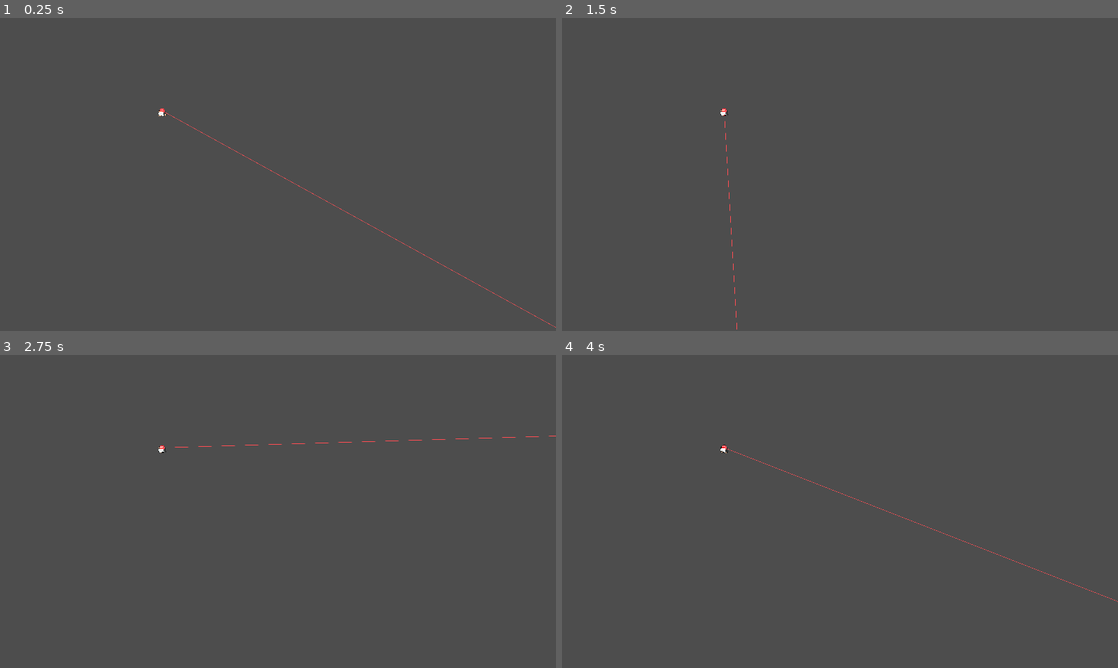
Above: before the commit, frames 1-4 (two rows, left to right).
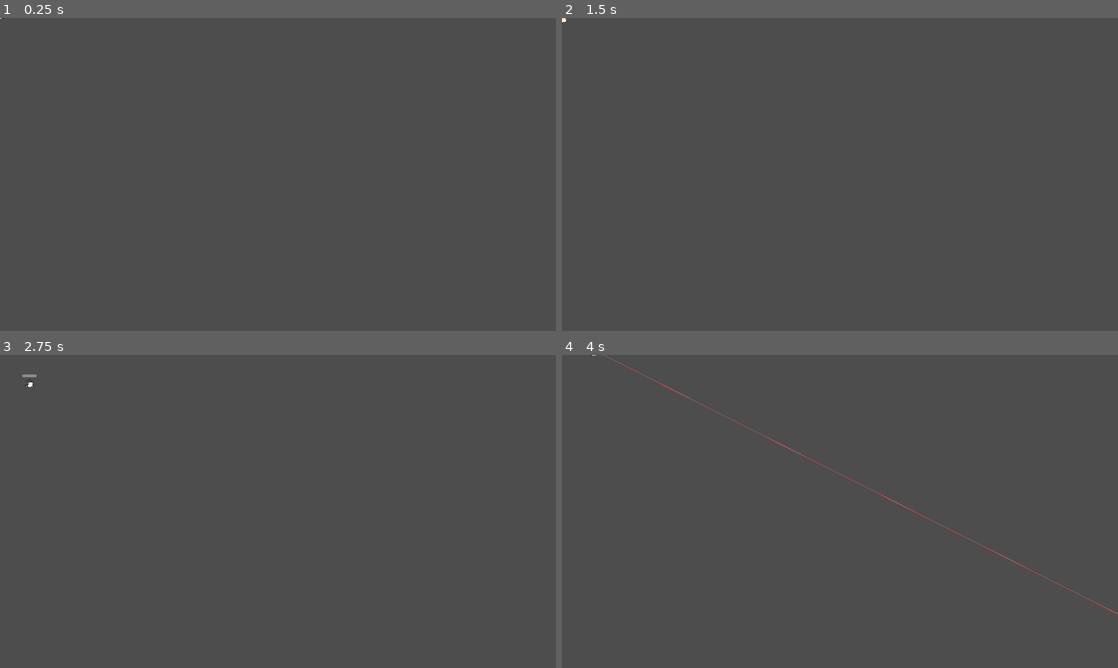
Above: after the commit, the same moments.

Repository: fossaplex/PolarAttack
Game: Godot game, scene res://Scenes/Player/Player2/player.tscn
Two runs of this game, one before a commit and one after it. Both use one fixed random seed, a clock stepped at 60 frames per second and the inputs below. This scene is started directly instead of the project's main scene.
Inputs (mouse positions are in pixels of both pictures, inside the frame that each line leads up to):
- Up to frame 1 (0.25 s): no input
- Up to frame 2 (1.5 s): tap Enter at 0.5 s; move the mouse to (962, 158) at 0.52 s; press the mouse at (962, 158) at 0.53 s; hold D (move_right) 0.53-1.28 s; tap Space at 1.25 s; move the mouse to (728, 190) at 1.27 s; release the mouse at (728, 190) at 1.28 s; hold S (move_down) from 1.28 s (still down); click (728, 190) at 1.35 s
- Up to frame 3 (2.75 s): move the mouse to (333, 442) at 2.02 s; release S (move_down) at 2.03 s; press the mouse at (333, 442) at 2.03 s; hold D (move_right) from 2.03 s (still down); right-click (333, 442) at 2.1 s
- Up to frame 4 (4 s): move the mouse to (812, 574) at 2.77 s; release D (move_right) at 2.78 s; release the mouse at (812, 574) at 2.78 s; hold W (move_up) 2.78-3.53 s; click (812, 574) at 2.85 s; tap Enter at 3.5 s; move the mouse to (1006, 558) at 3.52 s; press the mouse at (1006, 558) at 3.53 s; hold A (move_left) from 3.53 s (still down)

The runs differ from the first frame. In frame 1, 0.1% of the frame differs, in the area x 0-100%, y 0-99%; in frame 2, less than 0.1%; in frame 3, 0.2%; in frame 4, 0.3%, in the area x 5-100%, y 0-83%.
Error before the commit: Parse Error: Could not parse global class "FiniteStateMachine" from "res://Scripts/FiniteStateMachine.gd". (res://Scenes/Player/Player2/player.gd:4)

Commit message:
WIP

Diff:
--- a/Scenes/Beam/beam.tscn
+++ b/Scenes/Beam/beam.tscn
@@ -57,5 +57,5 @@
 
 [node name="RayCast2D" type="RayCast2D" parent="."]
 target_position = Vector2(100, 0)
-collision_mask = 36
+collision_mask = 32
 collide_with_areas = true
--- /dev/null
+++ b/Scenes/Enemies/Seal/AttackState.gd
@@ -0,0 +1,21 @@
+class_name SealAttackState
+extends State
+
+@export var animation_player: AnimationPlayer
+@export var spirte: Sprite2D
+@export var seal: Character
+var target: Character
+
+func enter() -> void:
+	animation_player.stop()
+
+func process_frame(delta: float) -> void:
+	var direction := (target.global_position - seal.global_position).normalized()
+	var target_distance := seal.global_position.distance_to(target.global_position)
+
+	if target_distance >= 20:
+		request_transition_to.emit(self, $"../WalkState")
+		return
+
+	seal.velocity = Vector2.ZERO
+	seal.move_and_slide()
--- /dev/null
+++ b/Scenes/Enemies/Seal/DeathState.gd
@@ -0,0 +1,12 @@
+extends State
+
+@export var animation_player: AnimationPlayer
+@export var spirte: Sprite2D
+@export var seal: Character
+
+func enter() -> void:
+	animation_player.stop()
+	seal.modify_queue_free()
+
+func process_frame(delta: float) -> void:
+	seal.velocity = Vector2.ZERO
--- /dev/null
+++ b/Scenes/Enemies/Seal/FSM.gd
@@ -0,0 +1,10 @@
+extends FiniteStateMachine
+
+@export var animation_player: AnimationPlayer
+@export var spirte: Sprite2D
+@export var seal: Character
+@onready var death_state = $DeathState
+
+func transition_to(source_state: State, destination_state : State) -> void:
+	if current_state != death_state:
+		super(source_state, destination_state)
--- /dev/null
+++ b/Scenes/Enemies/Seal/Seal.gd
@@ -0,0 +1,21 @@
+extends Character
+
+@onready var walk_state := $FSM/WalkState as SealWlakState
+@onready var attacl_state := $FSM/AttackState as SealAttackState
+@onready var death_state := $FSM/DeathState as State
+
+@export var target: Character = null :
+	set(value):
+		target = value
+		if is_node_ready():
+			walk_state.target = value
+			attacl_state.target = value
+
+func _ready():
+	super()
+	target = target
+
+func _set_health(value: int) -> void:
+	super(value)
+	if (health == 0):
+		fsm.transition_to(fsm.current_state, death_state)
--- /dev/null
+++ b/Scenes/Enemies/Seal/WalkState.gd
@@ -0,0 +1,33 @@
+class_name SealWlakState
+extends State
+
+@export var animation_player: AnimationPlayer
+@export var sprite: Sprite2D
+@export var seal: Character
+
+var target: Character
+var speed: int = 100
+
+func enter() -> void:
+	animation_player.play("walk")
+
+func exit() -> void:
+	animation_player.stop()
+	seal.velocity = Vector2.ZERO
+
+func process_frame(delta: float) -> void:
+	var direction_normalize = seal.velocity.normalized()
+	if seal.velocity.x != 0:
+		sprite.flip_h = seal.velocity.x > 0
+
+
+func process_physics(delta: float) -> void:
+	var direction := (target.global_position - seal.global_position).normalized()
+	var target_distance := seal.global_position.distance_to(target.global_position)
+
+	if target_distance < 20:
+		request_transition_to.emit(self, $"../AttackState")
+		return
+
+	seal.velocity = direction * speed if target_distance > 20 else Vector2.ZERO
+	seal.move_and_slide()
--- /dev/null
+++ b/Scenes/Enemies/Seal/seal.tscn
@@ -0,0 +1,174 @@
+[gd_scene load_steps=13 format=3 uid="uid://cmmq7oc8em3e3"]
+
+[ext_resource type="Script" path="res://Scenes/Enemies/Seal/Seal.gd" id="1_lo2th"]
+[ext_resource type="Texture2D" uid="uid://cpt0kgd14pang" path="res://Graphics/Spritesheets/Enemies/seal/walk.png" id="2_jr3dq"]
+[ext_resource type="Script" path="res://Scenes/Enemies/Seal/FSM.gd" id="3_s2wuv"]
+[ext_resource type="Script" path="res://Scenes/Enemies/Seal/WalkState.gd" id="4_tuxco"]
+[ext_resource type="Script" path="res://Scenes/Enemies/Seal/AttackState.gd" id="5_h17m1"]
+[ext_resource type="Script" path="res://Scenes/Enemies/Seal/DeathState.gd" id="6_x1viu"]
+[ext_resource type="Script" path="res://Scripts/CharacterHitbox.gd" id="10_4uh5q"]
+
+[sub_resource type="Animation" id="Animation_ity1r"]
+length = 0.001
+tracks/0/type = "value"
+tracks/0/imported = false
+tracks/0/enabled = true
+tracks/0/path = NodePath(".:hframes")
+tracks/0/interp = 1
+tracks/0/loop_wrap = true
+tracks/0/keys = {
+"times": PackedFloat32Array(0),
+"transitions": PackedFloat32Array(1),
+"update": 1,
+"values": [4]
+}
+tracks/1/type = "value"
+tracks/1/imported = false
+tracks/1/enabled = true
+tracks/1/path = NodePath(".:vframes")
+tracks/1/interp = 1
+tracks/1/loop_wrap = true
+tracks/1/keys = {
+"times": PackedFloat32Array(0),
+"transitions": PackedFloat32Array(1),
+"update": 1,
+"values": [1]
+}
+tracks/2/type = "value"
+tracks/2/imported = false
+tracks/2/enabled = true
+tracks/2/path = NodePath(".:frame")
+tracks/2/interp = 1
+tracks/2/loop_wrap = true
+tracks/2/keys = {
+"times": PackedFloat32Array(0),
+"transitions": PackedFloat32Array(1),
+"update": 1,
+"values": [0]
+}
+
+[sub_resource type="Animation" id="Animation_3bdat"]
+resource_name = "walk"
+length = 0.8
+loop_mode = 1
+tracks/0/type = "value"
+tracks/0/imported = false
+tracks/0/enabled = true
+tracks/0/path = NodePath(".:hframes")
+tracks/0/interp = 1
+tracks/0/loop_wrap = true
+tracks/0/keys = {
+"times": PackedFloat32Array(0),
+"transitions": PackedFloat32Array(1),
+"update": 1,
+"values": [4]
+}
+tracks/1/type = "value"
+tracks/1/imported = false
+tracks/1/enabled = true
+tracks/1/path = NodePath(".:vframes")
+tracks/1/interp = 1
+tracks/1/loop_wrap = true
+tracks/1/keys = {
+"times": PackedFloat32Array(0),
+"transitions": PackedFloat32Array(1),
+"update": 1,
+"values": [1]
+}
+tracks/2/type = "value"
+tracks/2/imported = false
+tracks/2/enabled = true
+tracks/2/path = NodePath(".:frame")
+tracks/2/interp = 1
+tracks/2/loop_wrap = true
+tracks/2/keys = {
+"times": PackedFloat32Array(0, 0.2, 0.4, 0.6),
+"transitions": PackedFloat32Array(1, 1, 1, 1),
+"update": 1,
+"values": [0, 1, 2, 3]
+}
+
+[sub_resource type="AnimationLibrary" id="AnimationLibrary_8vg10"]
+_data = {
+"RESET": SubResource("Animation_ity1r"),
+"walk": SubResource("Animation_3bdat")
+}
+
+[sub_resource type="RectangleShape2D" id="RectangleShape2D_7feck"]
+size = Vector2(15, 3)
+
+[sub_resource type="CapsuleShape2D" id="CapsuleShape2D_hprcg"]
+radius = 8.0
+height = 16.0
+
+[node name="Seal" type="CharacterBody2D" node_paths=PackedStringArray("progress_bar", "fsm")]
+position = Vector2(335, 196)
+collision_layer = 2
+collision_mask = 2
+script = ExtResource("1_lo2th")
+total_health = null
+health = null
+progress_bar = NodePath("ProgressBar")
+fsm = NodePath("FSM")
+
+[node name="Sprite2D" type="Sprite2D" parent="."]
+texture_filter = 1
+position = Vector2(1, 0)
+texture = ExtResource("2_jr3dq")
+hframes = 4
+
+[node name="AnimationPlayer" type="AnimationPlayer" parent="."]
+root_node = NodePath("../Sprite2D")
+libraries = {
+"": SubResource("AnimationLibrary_8vg10")
+}
+autoplay = "walk"
+
+[node name="WalkHitBox" type="CollisionShape2D" parent="."]
+position = Vector2(0.5, 5.5)
+shape = SubResource("RectangleShape2D_7feck")
+
+[node name="FSM" type="Node" parent="." node_paths=PackedStringArray("animation_player", "spirte", "seal", "initial_state")]
+script = ExtResource("3_s2wuv")
+animation_player = NodePath("../AnimationPlayer")
+spirte = NodePath("../Sprite2D")
+seal = NodePath("..")
+initial_state = NodePath("WalkState")
+
+[node name="WalkState" type="Node" parent="FSM" node_paths=PackedStringArray("animation_player", "sprite", "seal")]
+script = ExtResource("4_tuxco")
+animation_player = NodePath("../../AnimationPlayer")
+sprite = NodePath("../../Sprite2D")
+seal = NodePath("../..")
+
+[node name="AttackState" type="Node" parent="FSM" node_paths=PackedStringArray("animation_player", "spirte", "seal")]
+script = ExtResource("5_h17m1")
+animation_player = NodePath("../../AnimationPlayer")
+spirte = NodePath("../../Sprite2D")
+seal = NodePath("../..")
+
+[node name="DeathState" type="Node" parent="FSM" node_paths=PackedStringArray("animation_player", "spirte", "seal")]
+script = ExtResource("6_x1viu")
+animation_player = NodePath("../../AnimationPlayer")
+spirte = NodePath("../../Sprite2D")
+seal = NodePath("../..")
+
+[node name="Hitbox" type="Area2D" parent="." node_paths=PackedStringArray("character")]
+collision_layer = 32
+collision_mask = 0
+script = ExtResource("10_4uh5q")
+character = NodePath("..")
+
+[node name="CollisionShape2D" type="CollisionShape2D" parent="Hitbox"]
+position = Vector2(1, 0)
+shape = SubResource("CapsuleShape2D_hprcg")
+debug_color = Color(0, 0.6, 0.701961, 0.419608)
+
+[node name="ProgressBar" type="ProgressBar" parent="."]
+offset_left = -14.0
+offset_top = -19.0
+offset_right = 16.0
+offset_bottom = -13.0
+value = 100.0
+show_percentage = false
+metadata/_edit_use_anchors_ = true
--- a/Scenes/Player/Player2/AttakState.gd
+++ b/Scenes/Player/Player2/AttakState.gd
@@ -1,4 +1,3 @@
-class_name AttackState
 extends State
 
 @export var laserBeam: Beam
--- a/Scenes/Player/Player2/FiniteStateMachine.gd
+++ /dev/null
@@ -1 +0,0 @@
-extends FiniteStateMachine
--- a/Scenes/Player/Player2/IdleState.gd
+++ b/Scenes/Player/Player2/IdleState.gd
@@ -1,4 +1,3 @@
-class_name IdleState
 extends State
 
 @export var animationPlayer: AnimationPlayer
@@ -11,4 +10,4 @@
 func process_physics(_delta: float) -> void:
 	var direction := Input.get_vector("move_left", "move_right", "move_up", "move_down")
 	if direction != Vector2.ZERO:
-		state_transition.emit(walk_state)
+		request_transition_to.emit(self, walk_state)
--- a/Scenes/Player/Player2/PlayerFiniteStateMachine.gd
+++ b/Scenes/Player/Player2/PlayerFiniteStateMachine.gd
@@ -1,9 +1,9 @@
 extends FiniteStateMachine
 
 func process_input(event: InputEvent) -> void:
-	current_state.process_input(event)
+	super(event)
 	if event is InputEventMouseButton:
 		if event.is_action_pressed("primary_attack") and event.is_pressed():
-			transition_to($AttackState)
+			transition_to(current_state, $AttackState)
 		else:
-			transition_to($IdleState)
+			transition_to(current_state, $IdleState)
--- a/Scenes/Player/Player2/WalkState.gd
+++ b/Scenes/Player/Player2/WalkState.gd
@@ -1,9 +1,8 @@
-class_name WalkState
 extends State
 
 @export var animationPlayer: AnimationPlayer
 @export var sprite: Sprite2D
-@export var idle_state: IdleState
+@export var idle_state: State
 @export var player: CharacterBody2D
 @export var speed: float
 
@@ -20,7 +19,7 @@
 func process_physics(_delta: float) -> void:
 	var direction := Input.get_vector("move_left", "move_right", "move_up", "move_down")
 	if !direction:
-		state_transition.emit(idle_state)
+		request_transition_to.emit(self, idle_state)
 		return
 	player.velocity = direction * speed
 	player.move_and_slide()
--- a/Scenes/Player/Player2/player.gd
+++ b/Scenes/Player/Player2/player.gd
@@ -1,16 +1,5 @@
 extends Character
 
-var MOVE_SPEED: float = 100.0
-@onready var fsm := $FSM as FiniteStateMachine
-
 func _ready():
+	super()
 	$Beam.visible = false
-
-func _process(delta):
-	fsm.process_frame(delta)
-
-func _physics_process(delta: float) -> void:
-	fsm.process_physics(delta)
-
-func _input(event: InputEvent) -> void:
-	fsm.process_input(event)
--- a/Scenes/Player/Player2/player.tscn
+++ b/Scenes/Player/Player2/player.tscn
@@ -182,12 +182,13 @@
 radius = 8.0
 height = 16.0
 
-[node name="Player" type="CharacterBody2D"]
-position = Vector2(335, 196)
+[node name="Player" type="CharacterBody2D" node_paths=PackedStringArray("progress_bar", "fsm")]
+position = Vector2(0, -6)
 collision_layer = 2
 collision_mask = 2
 script = ExtResource("1_x30hu")
-health = 100
+progress_bar = NodePath("ProgressBar")
+fsm = NodePath("FSM")
 
 [node name="Sprite2D" type="Sprite2D" parent="."]
 texture_filter = 1
@@ -232,17 +233,26 @@
 player = NodePath("../..")
 
 [node name="Beam" parent="." instance=ExtResource("8_qngc4")]
+visible = false
 position = Vector2(1, -4)
 
 [node name="Attackable" type="Node" parent="Beam"]
 script = ExtResource("9_ettdl")
 damage = 10
 
-[node name="Hitbox" type="Area2D" parent="." node_paths=PackedStringArray("character")]
+[node name="Hitbox" type="Area2D" parent="."]
+collision_mask = 0
 script = ExtResource("10_20m7g")
-character = NodePath("..")
 
 [node name="CollisionShape2D" type="CollisionShape2D" parent="Hitbox"]
 position = Vector2(1, 0)
 shape = SubResource("CapsuleShape2D_hprcg")
 debug_color = Color(0, 0.6, 0.701961, 0.419608)
+
+[node name="ProgressBar" type="ProgressBar" parent="."]
+offset_left = -14.0
+offset_top = -19.0
+offset_right = 16.0
+offset_bottom = -13.0
+value = 100.0
+show_percentage = false
--- a/Scripts/Attackable.gd
+++ b/Scripts/Attackable.gd
@@ -4,4 +4,4 @@
 @export var damage: int
 
 func deal_damange(charachter: Character) -> void:
-	charachter.health -= damage
+	charachter.health = max(0 , charachter.health - damage)
--- a/Scripts/Character.gd
+++ b/Scripts/Character.gd
@@ -1,4 +1,40 @@
 class_name Character
 extends CharacterBody2D
 
-@export var health: int
+@export var total_health: int = 100 : set = _set_total_health, get = _get_total_health
+@export var health: int = 100 : set = _set_health, get = _get_health
+@export var progress_bar: ProgressBar
+@export var fsm :State
+
+func _ready():
+	total_health = total_health
+	health = health
+
+func _set_health(value: int) -> void:
+	health = value
+	if progress_bar:
+		progress_bar.value = health
+
+func _get_health() -> int:
+	return health
+
+func _set_total_health(value: int) -> void:
+	total_health = value
+	if progress_bar:
+		progress_bar.max_value = total_health
+
+func _get_total_health() -> int:
+	return total_health
+
+func _process(delta):
+	if fsm: fsm.process_frame(delta)
+
+func _physics_process(delta: float) -> void:
+	if fsm: fsm.process_physics(delta)
+
+func _input(event: InputEvent) -> void:
+	if fsm: fsm.process_input(event)
+
+func modify_queue_free():
+	fsm = null
+	queue_free()
--- a/Scripts/FiniteStateMachine.gd
+++ b/Scripts/FiniteStateMachine.gd
@@ -1,5 +1,5 @@
-@icon("res://Icons/FSMSprite.png")ddddddddddddd
-extends Node
+@icon("res://Icons/FSMSprite.png")
+extends State
 class_name FiniteStateMachine
 
 var current_state : State
@@ -11,7 +11,7 @@
 func _ready() -> void:
 	for child in get_children():
 		if child is State:
-			child.state_transition.connect(transition_to)
+			child.request_transition_to.connect(transition_to)
 
 	if initial_state:
 		current_state = initial_state
@@ -23,24 +23,26 @@
 #region State Management
 #Use force_change_state cautiously, it immediately switches to a state regardless of any transitions.
 #This is used to force us into a 'death state' when killed
-func force_transition_to(new_state : State) -> void:
+#func force_transition_to(new_state : State) -> void:
+	#
+	##NOTE Calling exit like so: (current_state.Exit()) may cause warnings when flushing queries, like when the enemy is being removed after death.
+	##call_deferred is safe and prevents this from occuring. We get the Exit function from the state as a callable and then call it in a thread-safe manner
+	#
+	#var exit_callable := Callable(current_state, "Exit")
+	#exit_callable.call_deferred()
+	#
+	#current_state = new_state
+	#current_state.Enter()
 
-	#NOTE Calling exit like so: (current_state.Exit()) may cause warnings when flushing queries, like when the enemy is being removed after death.
-	#call_deferred is safe and prevents this from occuring. We get the Exit function from the state as a callable and then call it in a thread-safe manner
-
-	var exit_callable := Callable(current_state, "Exit")
-	exit_callable.call_deferred()
-
-	current_state = new_state
-	current_state.Enter()
-
-func transition_to(source_state : State) -> void:
-	if source_state == current_state:
+func transition_to(source_state: State, destination_state : State) -> void:
+	if source_state != current_state:
+		return
+	if destination_state == current_state:
 		return
 
 	current_state.exit()
 
-	current_state = source_state
+	current_state = destination_state
 	current_state.enter()
 
 func process_physics(delta: float) -> void:
--- /dev/null
+++ b/Scripts/MultipleFiniteStateMachine.gd
@@ -0,0 +1,53 @@
+@icon("res://Icons/FSMSprite.png")
+extends State
+class_name MultipleFiniteStateMachine
+
+var current_states : Array[State]
+@export var initial_states : Array[State]
+
+#NOTE This is a generic finite_state_machine, it handles all states, changes to this code will affect
+	# everything that uses a state machine!
+
+func _ready() -> void:
+	for child in get_children():
+		if child is State:
+			child.request_transition_to.connect(transition_to)
+			child.request_add_transition_to.connect(add_transition_to)
+
+	current_states = initial_states
+	for state in current_states:
+		state.enter()
+
+func transition_to(source_state: State, destination_state: State) -> void:
+	for current_state in current_states:
+		if current_state != destination_state:
+			current_state.exit()
+
+	current_states = [destination_state]
+	destination_state.enter()
+
+func add_transition_to(source_state: State, destination_state: State, append: bool, remove_source: bool) -> void:
+	if append:
+		if remove_source and source_state:
+			var index = current_states.find(source_state)
+			if (index != -1):
+				source_state.exit()
+				current_states.remove_at(index)
+		if !current_states.has(destination_state):
+			current_states.append(destination_state)
+			destination_state.enter()
+	else:
+		transition_to(source_state, destination_state)
+
+func process_physics(delta: float) -> void:
+	for state in current_states:
+		state.process_physics(delta)
+
+func process_frame(delta: float) -> void:
+	print(current_states)
+	for state in current_states:
+		state.process_frame(delta)
+
+func process_input(event: InputEvent) -> void:
+	for state in current_states:
+		state.process_input(event)
--- a/Scripts/State.gd
+++ b/Scripts/State.gd
@@ -5,7 +5,8 @@
 #NOTE This is the State base-class, all our specific states inherits this logic
 # DO NOT CHANGE THIS unless you know what you are doing
 
-signal state_transition(state: State)
+signal request_transition_to(source_state: State, destination_state: State)
+signal request_add_transition_to(source_state: State, destination_state: State, append: bool, remove: bool)
 
 func enter() -> void:
 	pass
--- /dev/null
+++ b/Temp.tscn
@@ -0,0 +1,20 @@
+[gd_scene load_steps=3 format=3 uid="uid://eol6awr244tu"]
+
+[ext_resource type="PackedScene" uid="uid://dpl0mcphj5tk0" path="res://Scenes/Player/Player2/player.tscn" id="1_n1cr3"]
+[ext_resource type="PackedScene" uid="uid://cmmq7oc8em3e3" path="res://Scenes/Enemies/Seal/seal.tscn" id="2_7m1bi"]
+
+[node name="Node2D" type="Node"]
+
+[node name="Player" parent="." instance=ExtResource("1_n1cr3")]
+position = Vector2(460, 323)
+
+[node name="Seal2" parent="." instance=ExtResource("2_7m1bi")]
+position = Vector2(670, 392)
+motion_mode = 1
+
+[node name="Seal" parent="." instance=ExtResource("2_7m1bi")]
+motion_mode = 1
+
+[node name="Camera2D" type="Camera2D" parent="."]
+position = Vector2(577, 331)
+zoom = Vector2(1.8, 1.8)
